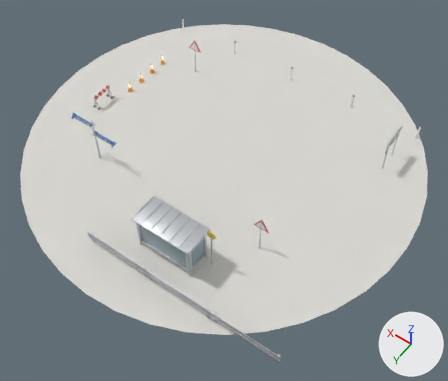
Renders of the glTF model models/th39_kreuzung.glb from each side of a commit.
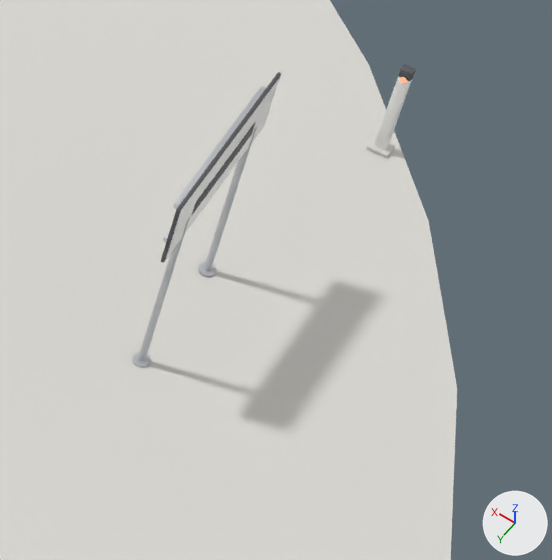
The first picture shows the older version from a 50 mm lens placed at (-14.5, 20.3, 27.9), pointed at (-1.6, 2.2, -0.6). The close-ups show the older and then the newer version on the part from 81% to 99% of the width and 30% to 52% of the height of that picture. Only the edits that show in the close-ups are written down. The axes (+X, +Y, +Z) are drawn at lower right. The lights are the same throughout. Where no turn or scale is listed for an object, it has been applied to the vertices. Vertices at exactly the same position are counted once.
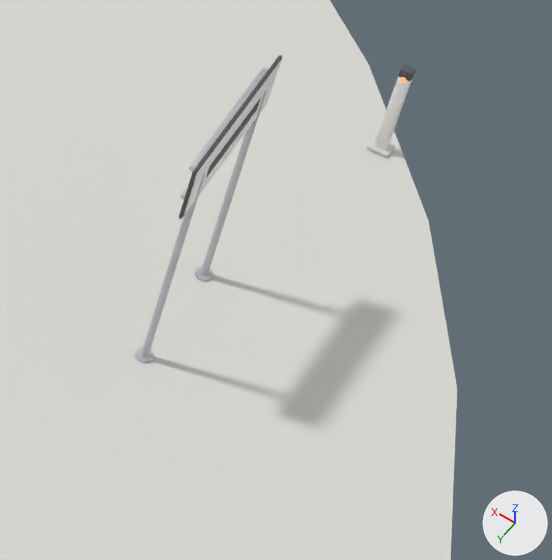
Where the newer file only moved an object's origin or applied its transform, the numbers keep the older frame.

The change, as a diff of the scene's bpy script:
```diff
--- a/models/th39_kreuzung.glb.py
+++ b/models/th39_kreuzung.glb.py
@@ me_cube @@
 # used by ob_cube; location = (-8.4, -4.8, 1.86)
-me_cube.from_pydata(...)  # 56 vertices, 108 faces; spans x -0.02..0.02, y -0.9..0.9, z -0.29..0.29
+me_cube.from_pydata(...)  # 56 vertices, 108 faces; spans x -0.02..0.02, y -0.76..0.76, z -0.25..0.25
+# me_cube part 1: the whole mesh is scaled about its middle by (1, 0.843, 0.859)
 me_cube.materials.append(mat_stweiss_003)
@@ me_cube_001 @@
 # used by ob_cube_001; location = (-8.4, -4.8, 1.86)
-me_cube_001.from_pydata(...)  # 56 vertices, 108 faces; spans x -0.02..0.02, y -0.93..0.93, z -0.32..0.32
+me_cube_001.from_pydata(...)  # 56 vertices, 108 faces; spans x -0.02..0.02, y -0.79..0.79, z -0.28..0.28
+# me_cube_001 part 2: the whole mesh is scaled about its middle by (1, 0.849, 0.873)
 me_cube_001.materials.append(mat_stschw_003)
@@ ob_cylinder_014 @@
 ob_cylinder_014 = bpy.data.objects.new('Cylinder.014', me_cylinder_014)
-ob_cylinder_014.location = (-8.4, -5.42, 0.9)
+ob_cylinder_014.location = (-8.4, -5.36, 1.14)
@@ ob_cylinder_015 @@
 ob_cylinder_015 = bpy.data.objects.new('Cylinder.015', me_cylinder_015)
-ob_cylinder_015.location = (-8.4, -5.42, 0.016)
+ob_cylinder_015.location = (-8.4, -5.36, 0.016)
@@ ob_cylinder_016 @@
 ob_cylinder_016 = bpy.data.objects.new('Cylinder.016', me_cylinder_016)
-ob_cylinder_016.location = (-8.4, -4.18, 0.9)
+ob_cylinder_016.location = (-8.4, -4.24, 1.14)
@@ ob_cylinder_017 @@
 ob_cylinder_017 = bpy.data.objects.new('Cylinder.017', me_cylinder_017)
-ob_cylinder_017.location = (-8.4, -4.18, 0.016)
+ob_cylinder_017.location = (-8.4, -4.24, 0.016)
@@ ob_cube @@
 ob_cube = bpy.data.objects.new('Cube', me_cube)
-ob_cube.location = (-8.4, -4.8, 1.86)
+ob_cube.location = (-8.4, -4.8, 2.22)
@@ ob_cube_001 @@
 ob_cube_001 = bpy.data.objects.new('Cube.001', me_cube_001)
-ob_cube_001.location = (-8.4, -4.8, 1.86)
+ob_cube_001.location = (-8.4, -4.8, 2.22)
@@ ob_cube_002 @@
 ob_cube_002 = bpy.data.objects.new('Cube.002', me_cube_002)
-ob_cube_002.location = (-8.4, -4.8, 1.86)
+ob_cube_002.location = (-8.4, -4.8, 2.22)
@@ ob_cube_003 @@
 ob_cube_003 = bpy.data.objects.new('Cube.003', me_cube_003)
-ob_cube_003.location = (-8.345, -4.8, 1.66)
+ob_cube_003.location = (-8.345, -4.8, 2.05)
@@ ob_cube_004 @@
 ob_cube_004 = bpy.data.objects.new('Cube.004', me_cube_004)
-ob_cube_004.location = (-8.345, -4.8, 2.06)
+ob_cube_004.location = (-8.345, -4.8, 2.39)
```

Where the change shows, as pixel boxes (x1, y1, x2, y2) in the close-ups (552 x 560 px):
'Cube', moved, rescaled (14% narrower, 14% shorter): before (166, 79, 279, 258); after (184, 61, 281, 214)
'Cube.001', moved, rescaled (14% narrower, 14% shorter): before (161, 72, 281, 262); after (179, 55, 282, 219)
'Cylinder.014', moved: before (204, 126, 257, 271); after (201, 90, 267, 276)
'Cylinder.016', moved: before (138, 218, 189, 361); after (141, 174, 205, 357)
'Cube.004', moved: before (173, 86, 266, 209); after (189, 67, 268, 172)
'Cube.002', moved: before (192, 123, 255, 214); after (206, 98, 261, 178)
'Cylinder.017', moved: before (132, 352, 151, 368); after (135, 348, 154, 363)
'Cylinder.015', moved: before (198, 262, 216, 277); after (195, 267, 213, 282)
'Cube.003', moved: before (163, 228, 171, 242); after (180, 184, 189, 200)
